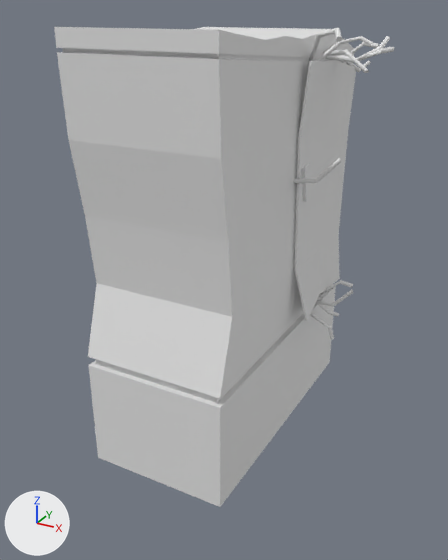
The FBX model UnrealProj/ForceOfNature/Content/Characters/Models/power-box_enemy_model.fbx: old version first, new version second.
The view is the same before and after, from a camera (50 mm lens) standing at (0.134, -0.246, 0.197) and looking at (0.003, -0.008, 0.078). The axes (+X, +Y, +Z) are drawn at lower left. The lights are the same throughout.
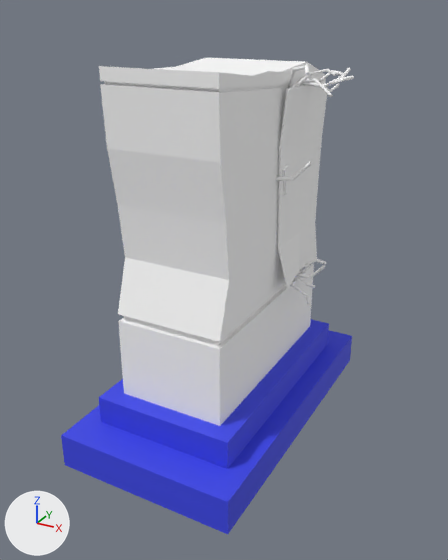
Edits to the bpy script that builds the scene:
```text
Change mat_white:
    mat_white.base_color: (0.8, 0.8, 0.8) -> (1.0, 1.0, 1.0)  # white #e7e7e7 -> white #ffffff
Change mat_red_medium:
    mat_red_medium.base_color: (0.8, 0.8, 0.8) -> (1.0, 1.0, 1.0)  # white #e7e7e7 -> white #ffffff
Add mat_material_001:
    mat_material_001 = principled_material('Material.001')
    mat_material_001.base_color = (0.0436, 0.0604, 0.8)  # blue #3b46e7
    mat_material_001.roughness = 0.69
Change me_cube:
    used by ob_cube; location = (0.0, 0.0, 0.0); scale = (0.0681, 0.0681, 0.0681)
    remove me_cube.from_pydata(...)  # 2030 vertices, 1666 faces; spans x -0.49..0.88, y -0.97..1.24, z 0.0..2.8
    add me_cube.from_pydata(...)  # 2046 vertices, 1680 faces; spans x -0.83..0.88, y -1.48..1.48, z 0.0..3.35
    me_cube part 1: the loose piece of 254 vertices spanning x -0.49..0.63, y -0.97..1.03, z 0.0..2.8 is moved by (0.0, -0.03, 0.56)
    me_cube part 2: the loose piece of 16 vertices spanning x 0.47..0.54, y 0.04..0.18, z 1.73..1.97 is moved by (0.0, -0.03, 0.56)
    me_cube part 3: the loose piece of 128 vertices spanning x 0.34..0.78, y -0.14..0.4, z 2.37..2.79 is moved by (0.0, -0.03, 0.56)
    me_cube part 4: the loose piece of 128 vertices spanning x 0.29..0.8, y 0.23..0.42, z 2.4..2.73 is moved by (0.0, -0.03, 0.56)
    me_cube part 5: the loose piece of 128 vertices spanning x 0.14..0.84, y 0.38..0.66, z 2.56..2.72 is moved by (0.0, -0.03, 0.56)
    me_cube part 6: the loose piece of 160 vertices spanning x 0.17..0.83, y 0.27..0.61, z 2.52..2.74 is moved by (0.0, -0.03, 0.56)
    me_cube part 7: the loose piece of 160 vertices spanning x 0.37..0.56, y 0.51..1.24, z 2.45..2.65 is moved by (0.0, -0.03, 0.56)
    me_cube part 8: the loose piece of 160 vertices spanning x 0.11..0.72, y 0.78..0.97, z 2.23..2.68 is moved by (0.0, -0.03, 0.56)
    me_cube part 9: the loose piece of 128 vertices spanning x 0.11..0.88, y 0.54..0.7, z 2.55..2.67 is moved by (0.0, -0.03, 0.56)
    me_cube part 10: the loose piece of 128 vertices spanning x 0.22..0.66, y 0.54..0.7, z 0.67..1.32 is moved by (0.0, -0.03, 0.56)
    me_cube part 11: the loose piece of 160 vertices spanning x 0.11..0.72, y 0.69..0.88, z 0.5..0.94 is moved by (0.0, -0.03, 0.56)
    me_cube part 12: the loose piece of 160 vertices spanning x 0.09..0.72, y 0.33..0.52, z 0.62..1.02 is moved by (0.0, -0.03, 0.56)
    me_cube part 13: the loose piece of 160 vertices spanning x 0.19..0.82, y 0.41..0.6, z 0.61..1.01 is moved by (0.0, -0.03, 0.56)
    me_cube part 14: the loose piece of 160 vertices spanning x 0.19..0.82, y -0.1..0.09, z 1.67..2.07 is moved by (0.0, -0.03, 0.56)
    me_cube part 15: a new loose piece of 16 vertices spanning x -0.83..0.83, y -1.48..1.48, z 0.0..0.58, in mat_material_001 (blue #3b45e7)
    add me_cube.materials.append(mat_material_001)  # blue #3b46e7
Change ob_cube:
    ob_cube.scale: (0.0681, 0.0681, 0.0681) -> (0.0527, 0.0527, 0.0527)
```

Pixel boxes (x1, y1, x2, y2) of what changed, in the pictures (448 x 560 px; the box of a moved part takes in the faces that stretch with it):
'Cube', recoloured, reshaped, rescaled (white to blue, 14% narrower): before (54, 27, 394, 507); after (61, 58, 354, 534)
part 1 of me_cube, moved or reshaped: before (54, 27, 356, 507); after (99, 58, 327, 426)
part 2 of me_cube, moved or reshaped: before (301, 163, 311, 201); after (282, 165, 290, 195)
part 3 of me_cube, moved or reshaped: before (309, 28, 342, 61); after (287, 65, 310, 88)
part 4 of me_cube, moved or reshaped: before (317, 36, 373, 60); after (293, 69, 336, 87)
part 5 of me_cube, moved or reshaped: before (325, 36, 390, 63); after (301, 68, 351, 87)
part 6 of me_cube, moved or reshaped: before (323, 49, 369, 73); after (299, 78, 333, 97)
part 7 of me_cube, moved or reshaped: before (346, 61, 371, 72); after (325, 84, 339, 92)
part 8 of me_cube, moved or reshaped: before (341, 42, 379, 63); after (314, 70, 343, 87)
part 9 of me_cube, moved or reshaped: before (338, 47, 394, 63); after (313, 76, 354, 87)
part 10 of me_cube, moved or reshaped: before (316, 303, 339, 317); after (297, 277, 315, 288)
part 11 of me_cube, moved or reshaped: before (319, 280, 353, 297); after (299, 259, 326, 273)
part 12 of me_cube, moved or reshaped: before (310, 312, 334, 340); after (291, 283, 311, 305)
part 13 of me_cube, moved or reshaped: before (316, 289, 353, 307); after (295, 265, 325, 279)
part 14 of me_cube, moved or reshaped: before (294, 158, 341, 183); after (276, 162, 311, 181)
part 15 of me_cube, added (blue): after (61, 319, 352, 534)
